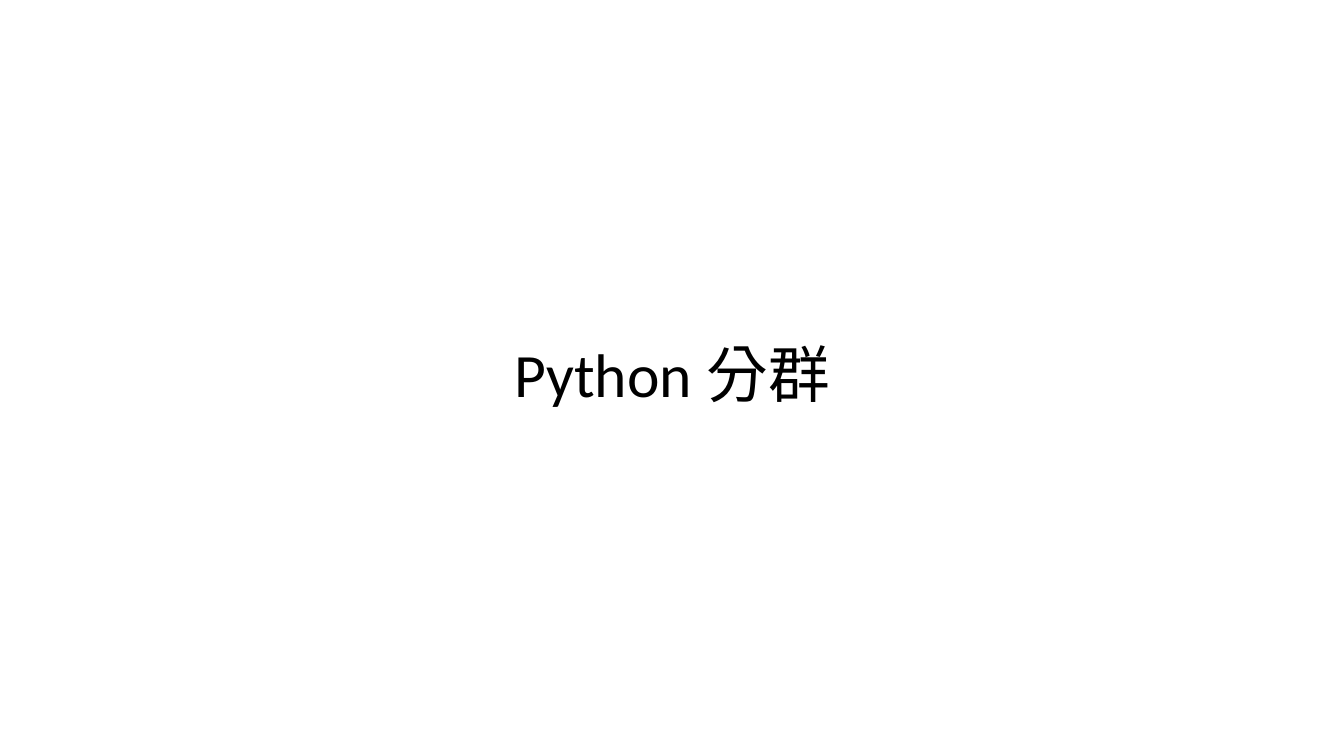
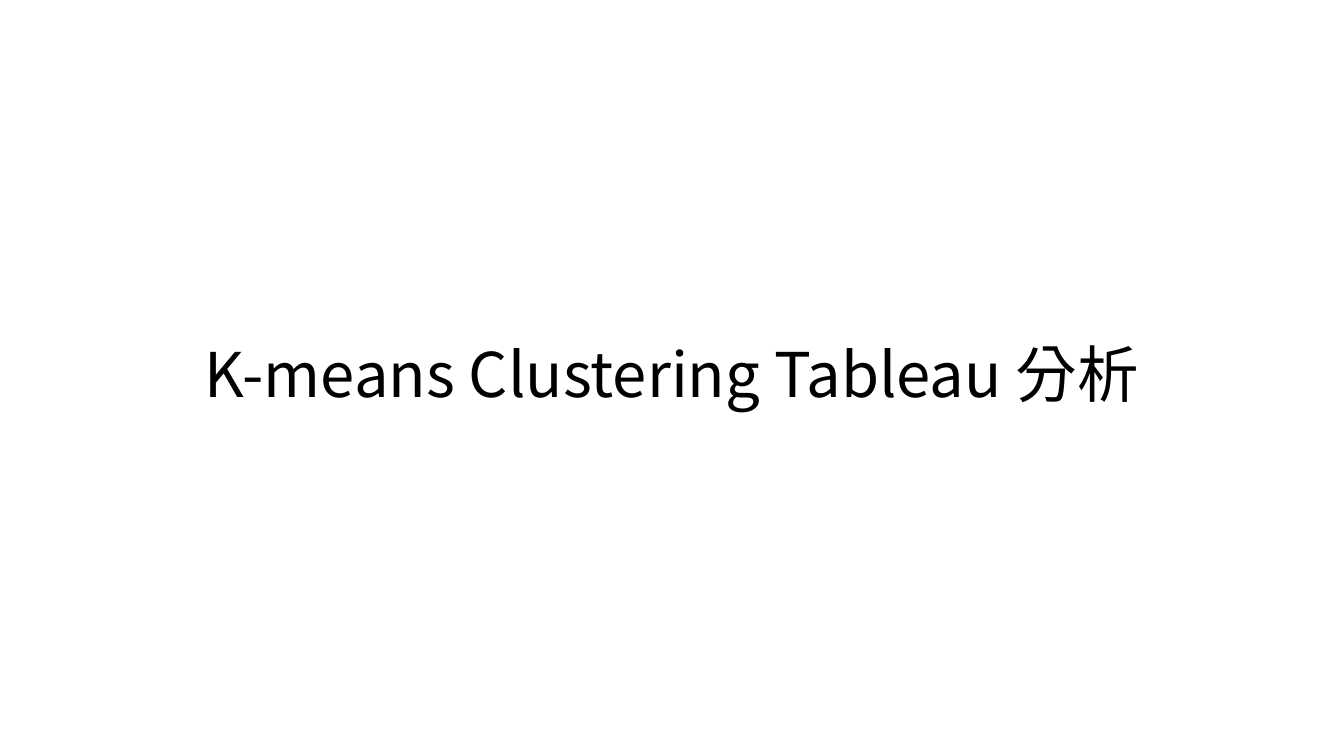
Before and after one commit to William-07/GHR_Analysis, a slide deck: slide 10 of Report/Global Hotels and Resorts Revenue Analysis - Cancellation Analysis.pptx. Drawn at 1344x756 pixels with LibreOffice and Linux fonts; fonts in the diff are those of the drawing. Boxes give left, top, right and bottom in pixels: in the first picture for what was removed or moved away, otherwise in the second. Text is boxed around its words. In the diff, an @@ line names an element or a change of style, - is before the commit and + after.

```diff
--- a/Report/Global Hotels and Resorts Revenue Analysis - Cancellation Analysis.pptx
+++ b/Report/Global Hotels and Resorts Revenue Analysis - Cancellation Analysis.pptx
@@ title at <box>205,345,1139,413</box>: text changed; font Calibri to Noto Sans CJK TC @@
-Python 分群
+K-means Clustering Tableau 分析
```
Also in this commit, not shown: 13 other slides changed, 1 slide added, 1 slide removed.
